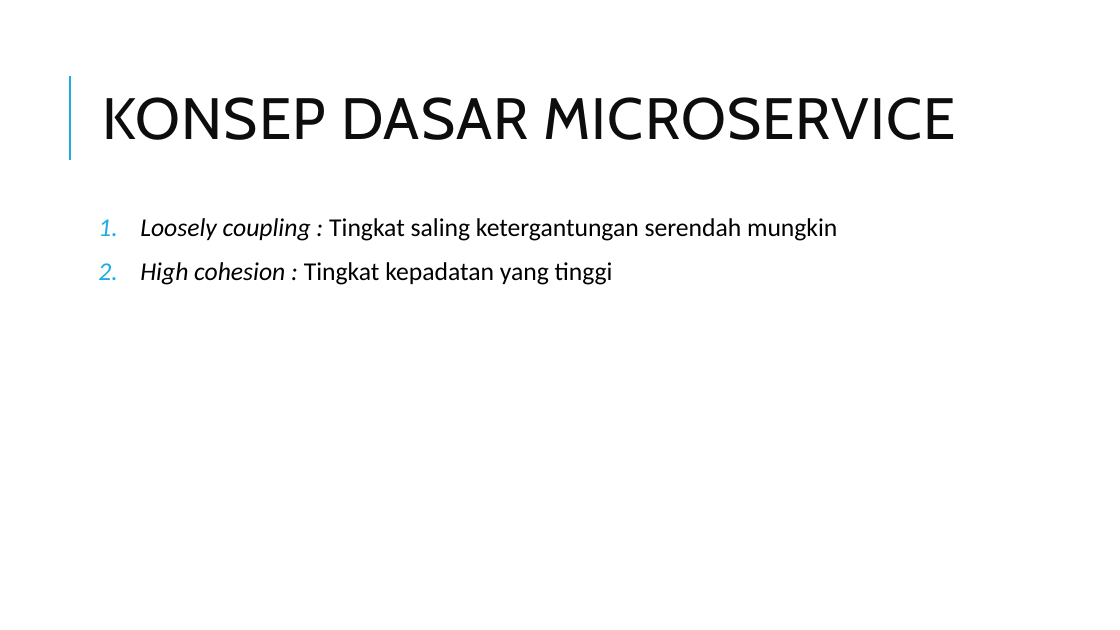
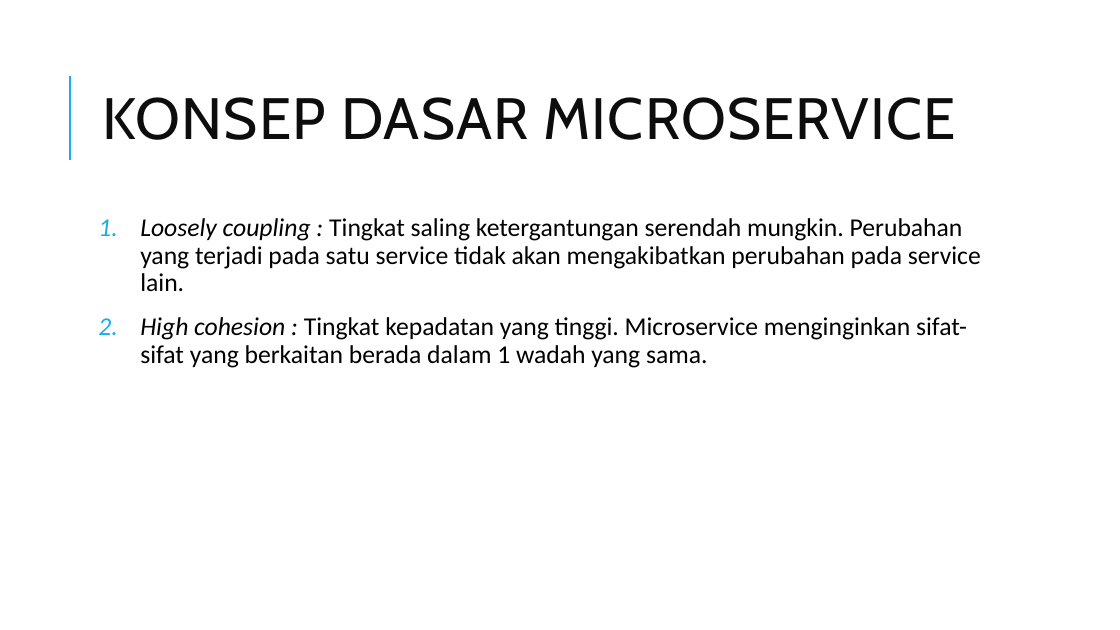
Before and after one commit to edriclaksaputra/tugasakhir, a slide deck: slide 8 of PPT.pptx (slide 9 before the commit). Drawn at 1120x630 pixels with LibreOffice and Linux fonts; fonts in the diff are those of the drawing. Boxes give left, top, right and bottom in pixels: in the first picture for what was removed or moved away, otherwise in the second. Text is boxed around its words. In the diff, an @@ line names an element or a change of style, - is before the commit and + after.

```diff
--- a/PPT.pptx
+++ b/PPT.pptx
@@ text at [140,218,981,368]: text changed @@
-1. Loosely coupling : Tingkat saling ketergantungan serendah mungkin
-2. High cohesion : Tingkat kepadatan yang tinggi
+1. Loosely coupling : Tingkat saling ketergantungan serendah mungkin. Perubahan yang terjadi pada satu service tidak akan mengakibatkan perubahan pada service lain.
+2. High cohesion : Tingkat kepadatan yang tinggi. Microservice menginginkan sifat-sifat yang berkaitan berada dalam 1 wadah yang sama.
```
Also in this commit, not shown: 8 other slides changed, 1 slide added, 2 slides removed, 6 other files.
